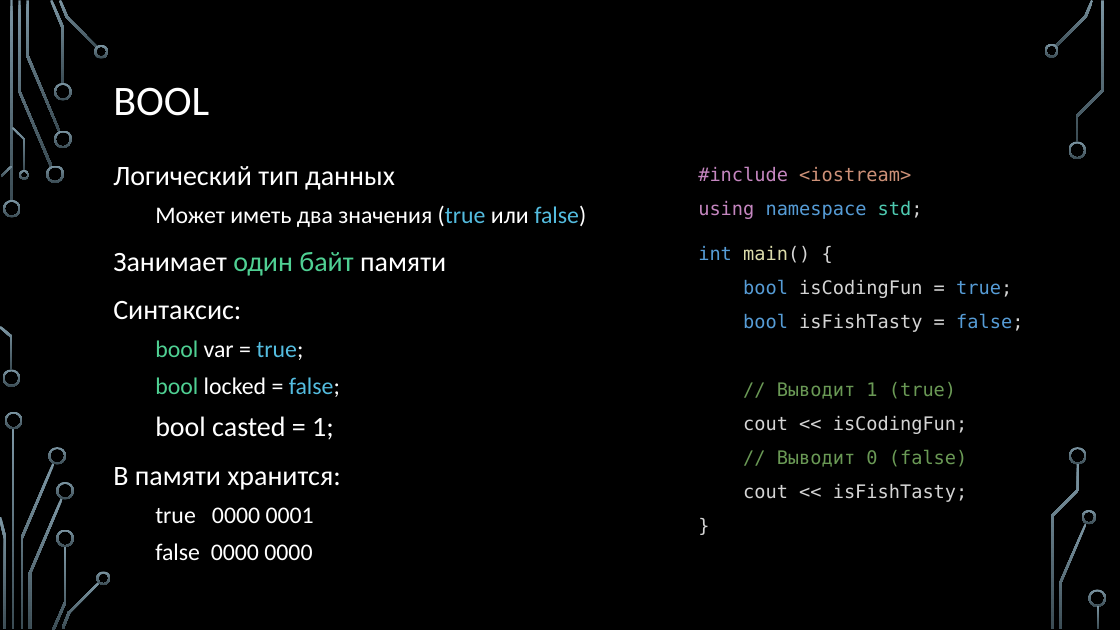
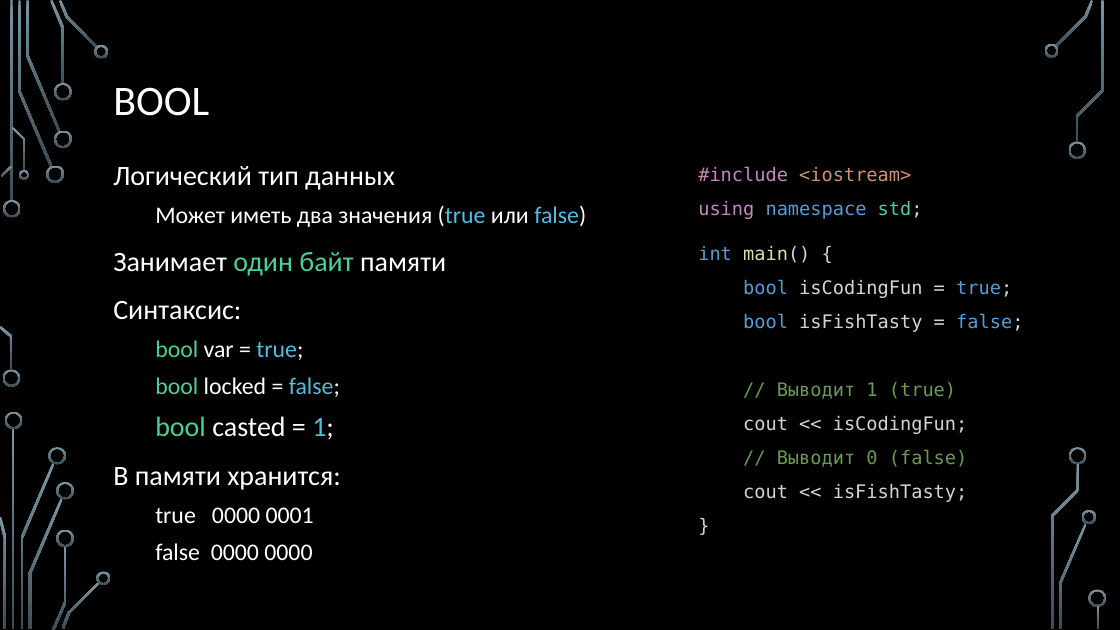
Before and after one commit to Denis-Source/algorithmic-computation, a slide deck: slide 5 of 4. Переменные/4. Переменные.pptx. Drawn at 1120x630 pixels with LibreOffice and Linux fonts; fonts in the diff are those of the drawing; background and template pictures are left out. Boxes give left, top, right and bottom in pixels: in the first picture for what was removed or moved away, otherwise in the second. Text is boxed around its words. In the diff, an @@ line names an element or a change of style, - is before the commit and + after.

```diff
--- a/4. Переменные/4. Переменные.pptx
+++ b/4. Переменные/4. Переменные.pptx
@@ text at <box>155,416,334,440</box>: text colour #FFFFFF to #4FD093 in "bool"; text colour #FFFFFF to #54BCDF in "1;" @@
```
Also in this commit, not shown: 1 other slide changed, 2 other files.
